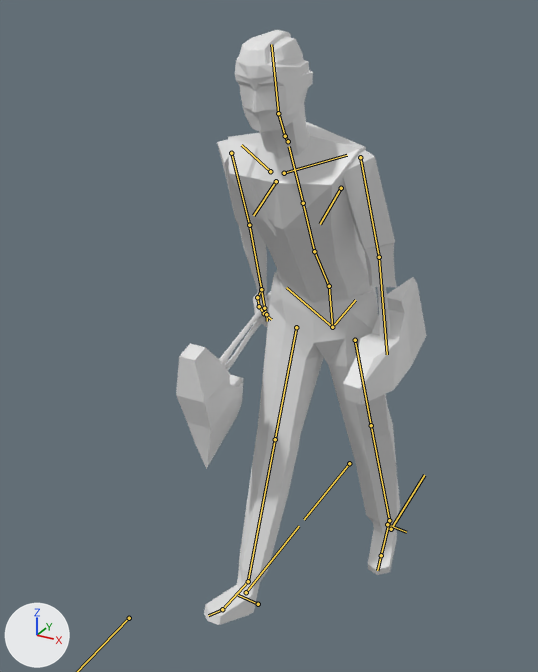
The Blender file salemstalker/Assets/3D/charatermodel/lumberjack.blend, before and after one commit.
One viewpoint serves both versions: a camera (50 mm lens) standing at (0.83, -1.843, 1.821) and looking at (-0.088, -0.175, 0.987). The axes (+X, +Y, +Z) are drawn at lower left. The lights are the same throughout. Both versions are drawn at frame 60 of the action 'metarigAction.001'; the numbers are the values there. The bones that bend it are drawn over the model as lines.

The first picture shows 'Cube.002', 'Cube.003', 'Cube.007', 'arms', 'body', 'head'.
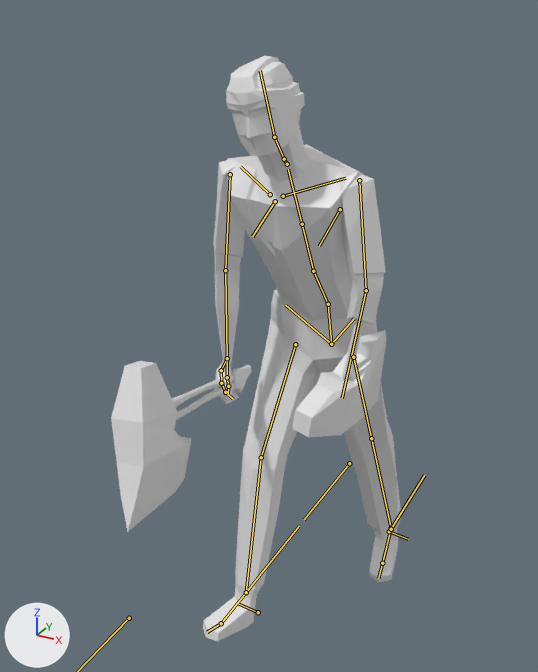
Location of each change, [x1, y1, x2, y2] in pixels of the pictures (538 x 672 px):
'body', posed: before [204, 122, 400, 625]; after [203, 144, 401, 641]
'Cube.002', posed: before [176, 291, 271, 469]; after [111, 361, 251, 532]
'arms', posed (30% taller): before [217, 139, 397, 327]; after [213, 160, 386, 404]
'head', posed (8% wider): before [235, 30, 313, 159]; after [226, 56, 310, 182]
'Cube.003', posed (12% wider, 16% shorter): before [343, 277, 427, 405]; after [292, 330, 386, 437]
'Cube.007', posed (71% wider, 15% taller): before [377, 287, 390, 340]; after [341, 319, 364, 380]
bone 'spine', root to tip: before (332, 327) to (329, 286); after (331, 344) to (328, 304)
bone 'spine.005', root to tip: before (285, 136) to (278, 113); after (284, 159) to (274, 137)
bone 'upper_arm.L', root to tip: before (231, 153) to (249, 225); after (230, 174) to (225, 270)
bone 'forearm.L', root to tip: before (249, 225) to (261, 289); after (225, 270) to (227, 358)
bone 'upper_arm.R', root to tip: before (360, 157) to (379, 257); after (359, 180) to (366, 290)
bone 'forearm.R', root to tip: before (379, 257) to (387, 354); after (366, 290) to (342, 398)

Patch to the scene script:
```diff
--- a/salemstalker/Assets/3D/charatermodel/lumberjack.blend.py
+++ b/salemstalker/Assets/3D/charatermodel/lumberjack.blend.py
@@ bone_spine @@
 bone_spine = bpy.data.objects['metarig'].pose.bones['spine']
-bone_spine.location = (0.0, 0.0, 0.0)
+bone_spine.location = (0.003, -0.048, 0.022)
@@ bone_spine_005 @@
 bone_spine_005 = bpy.data.objects['metarig'].pose.bones['spine.005']  # child of 'spine.004'
-bone_spine_005.rotation_quaternion = (1.0, 0.0, 0.0, 0.0)  # degrees (0, 0, 0)
+bone_spine_005.rotation_quaternion = (0.998, 0.004, 0.021, 0.057)  # degrees (1, 2, 7)
@@ bone_upper_arm_l @@
 bone_upper_arm_l = bpy.data.objects['metarig'].pose.bones['upper_arm.L']  # child of 'shoulder.L'
-bone_upper_arm_l.location = (0.0, 0.0, 0.0)
-bone_upper_arm_l.rotation_quaternion = (0.983, 0.176, 0.03, -0.053)  # degrees (20, 4, -5)
+bone_upper_arm_l.location = (0.002, -0.001, -0.002)
+bone_upper_arm_l.rotation_quaternion = (0.958, 0.059, 0.104, -0.261)  # degrees (3, 13, -30)
@@ bone_forearm_l @@
 bone_forearm_l = bpy.data.objects['metarig'].pose.bones['forearm.L']  # child of 'upper_arm.L'
-bone_forearm_l.rotation_quaternion = (0.998, 0.02, -0.027, -0.048)  # degrees (2, -3, -6)
+bone_forearm_l.rotation_quaternion = (0.994, 0.075, -0.027, -0.074)  # degrees (9, -2, -9)
@@ bone_upper_arm_r @@
 bone_upper_arm_r = bpy.data.objects['metarig'].pose.bones['upper_arm.R']  # child of 'shoulder.R'
-bone_upper_arm_r.location = (0.0, 0.0, 0.0)
-bone_upper_arm_r.rotation_quaternion = (0.98, 0.095, 0.032, 0.173)  # degrees (11, 2, 20)
+bone_upper_arm_r.location = (0.002, 0.001, 0.002)
+bone_upper_arm_r.rotation_quaternion = (0.958, 0.013, -0.013, 0.285)  # degrees (1, -2, 33)
@@ bone_forearm_r @@
 bone_forearm_r = bpy.data.objects['metarig'].pose.bones['forearm.R']  # child of 'upper_arm.R'
-bone_forearm_r.rotation_quaternion = (0.999, 0.034, 0.001, 0.031)  # degrees (4, 0, 4)
+bone_forearm_r.rotation_quaternion = (0.989, 0.104, 0.002, 0.092)  # degrees (12, -1, 11)
```
